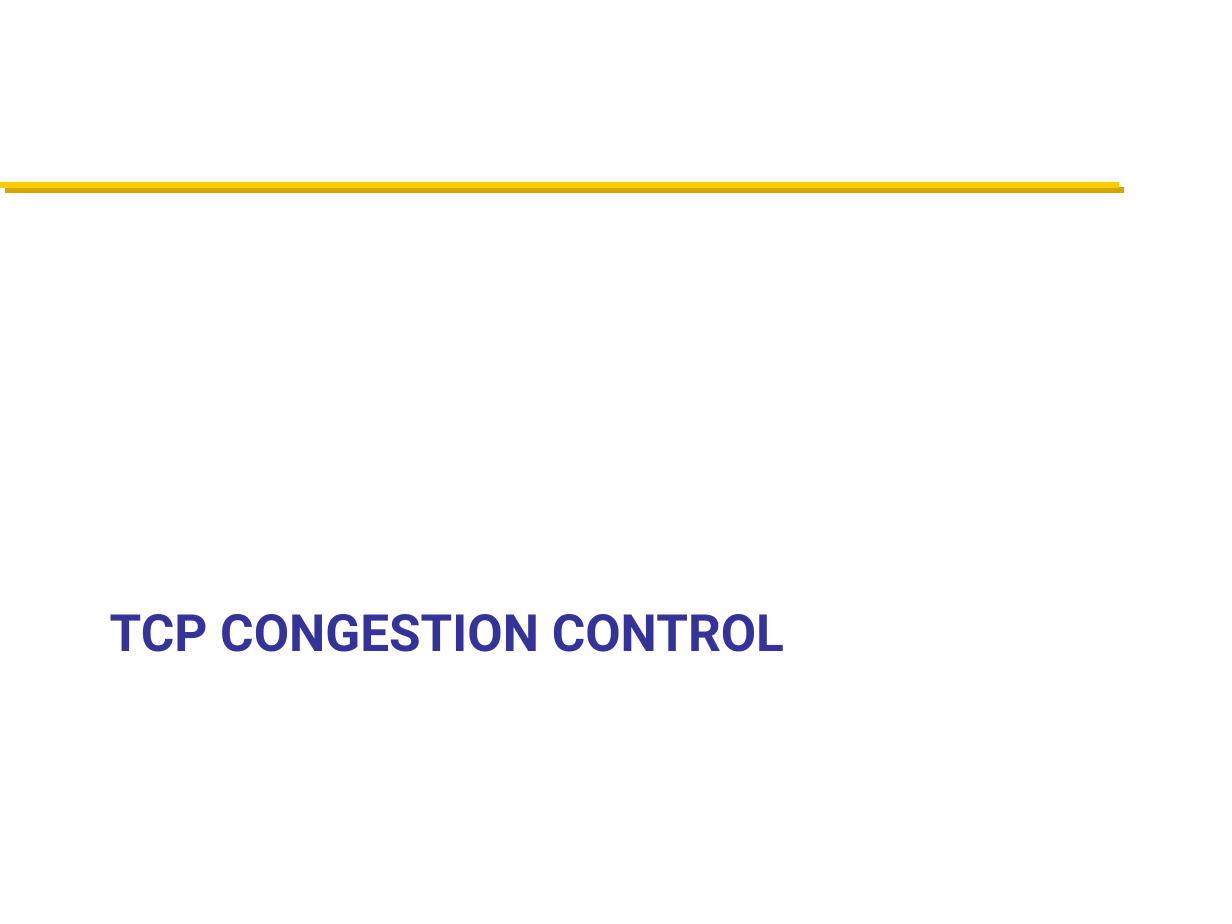
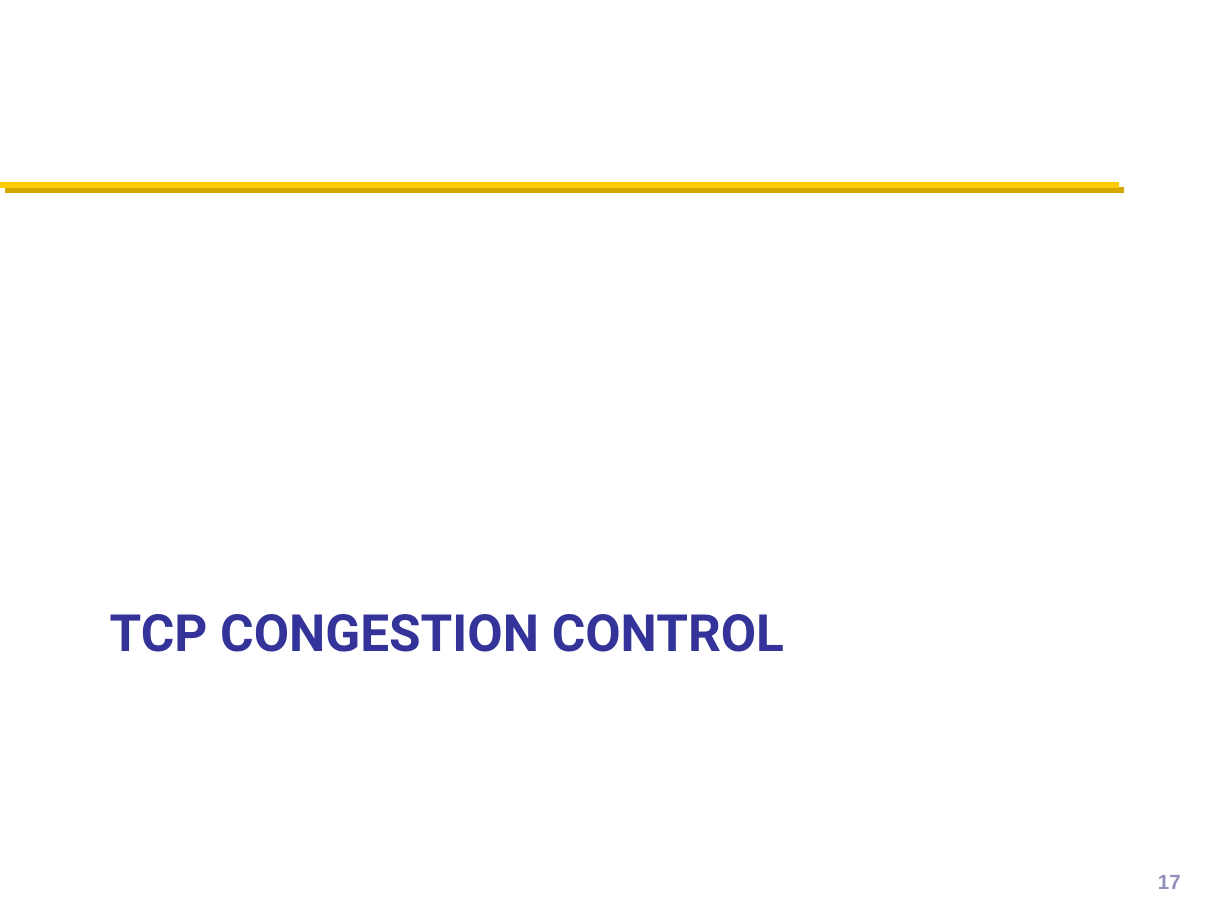
Before and after one commit to henryhxu/CSCI4430-ESTR4120, a slide deck: slide 17 of lec/lec8.pptx. Drawn at 1232x924 pixels with LibreOffice and Linux fonts; fonts in the diff are those of the drawing; background and template pictures are left out. Boxes give left, top, right and bottom in pixels: in the first picture for what was removed or moved away, otherwise in the second. Text is boxed around its words. In the diff, an @@ line names an element or a change of style, - is before the commit and + after.

```diff
--- a/lec/lec8.pptx
+++ b/lec/lec8.pptx
@@ page number added at [1158, 875, 1181, 889], 12 pt, text #9090BA @@
+17
```
Also in this commit, not shown: 56 other slides changed.
